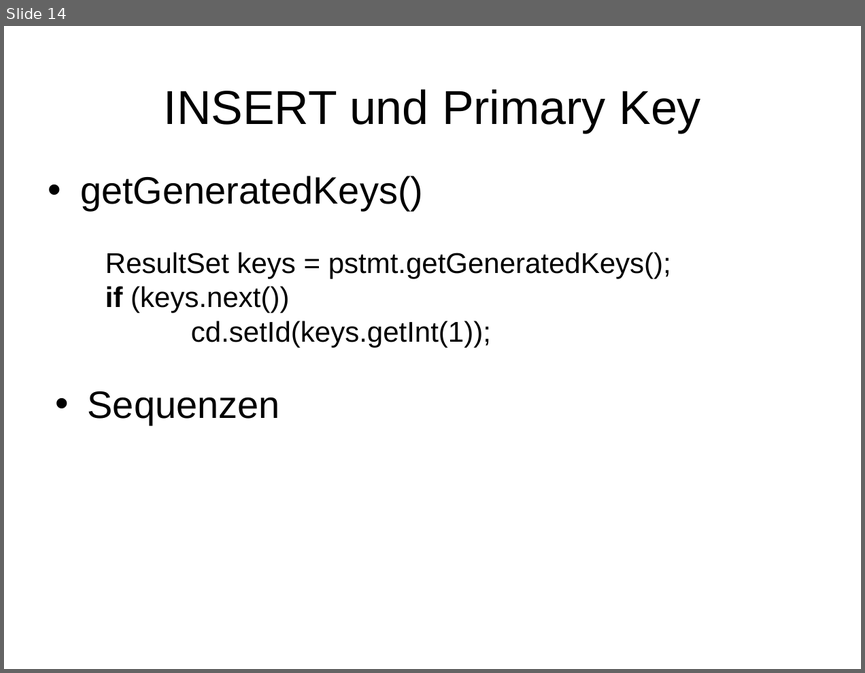
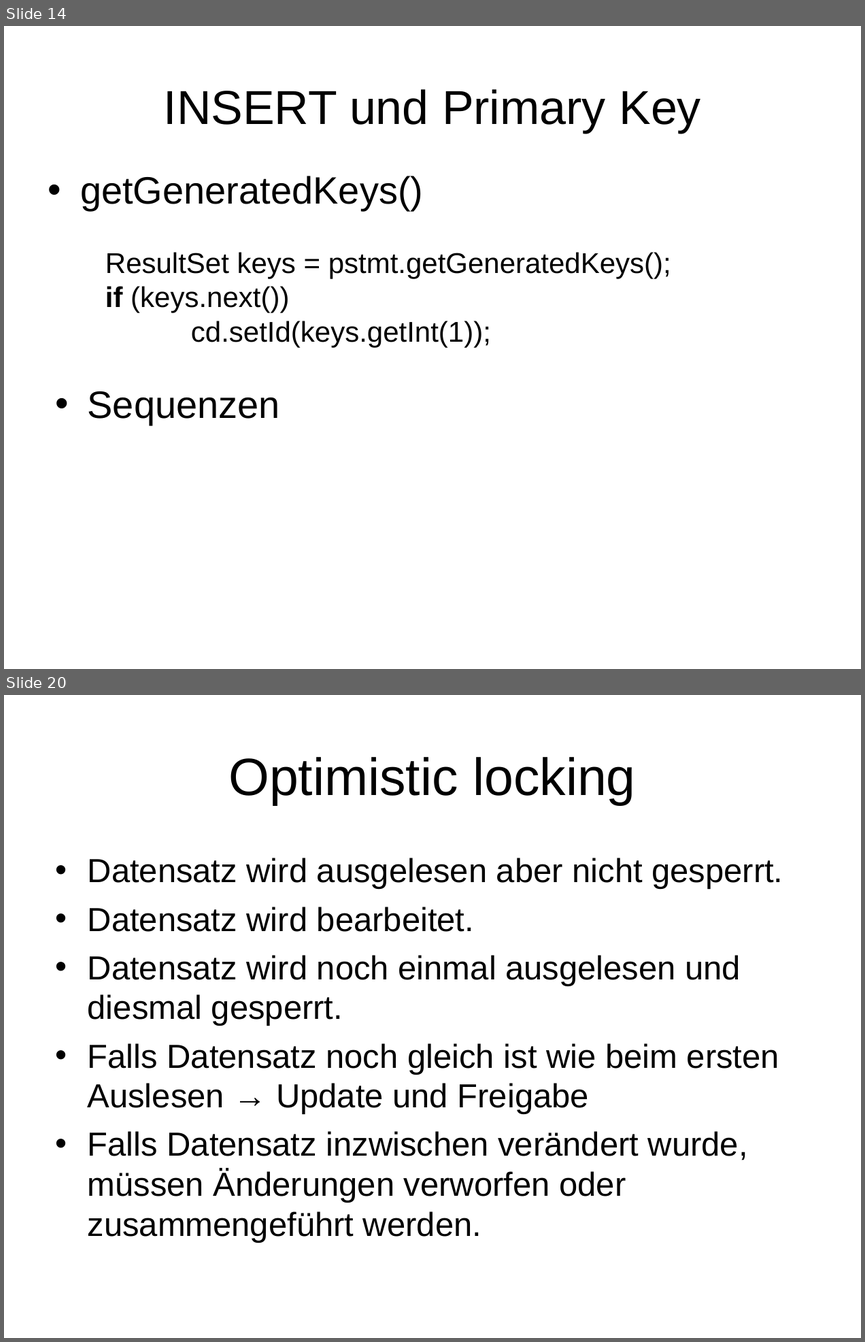
Before and after one commit to radlbauer/pr-gse, a slide deck: wiki/ppt/ORM.ppt. Shown one above the other, each under a label of ours: slide 14 before the commit, slides 14 and 20 after it; the slides between them are not shown. The pictures are 865x673 and 865x1342 pixels, drawn with LibreOffice and Linux fonts; fonts in the diff are those of the drawing. Boxes give left, top, right and bottom in pixels: in the first picture for what was removed or moved away, otherwise in the second. Text is boxed around its words. In the diff, an @@ line names an element or a change of style, - is before the commit and + after.

```diff
--- a/wiki/ppt/ORM.ppt
+++ b/wiki/ppt/ORM.ppt
@@ slide 20 added at box(4, 695, 861, 1338), background #FFFFFF @@
@@ title added at box(228, 757, 636, 805), 44 pt, text #000000 @@
+Optimistic locking
@@ text added at box(88, 858, 783, 1242), 28 pt, text #000000 @@
+• Datensatz wird ausgelesen aber nicht gesperrt.
+• Datensatz wird bearbeitet.
+• Datensatz wird noch einmal ausgelesen und diesmal gesperrt.
+• Falls Datensatz noch gleich ist wie beim ersten Auslesen → Update und Freigabe
+• Falls Datensatz inzwischen verändert wurde, müssen Änderungen verworfen oder zusammengeführt werden.
```
Also in this commit, not shown: 1 slide changed, 6 other slides added, 13 other files.
